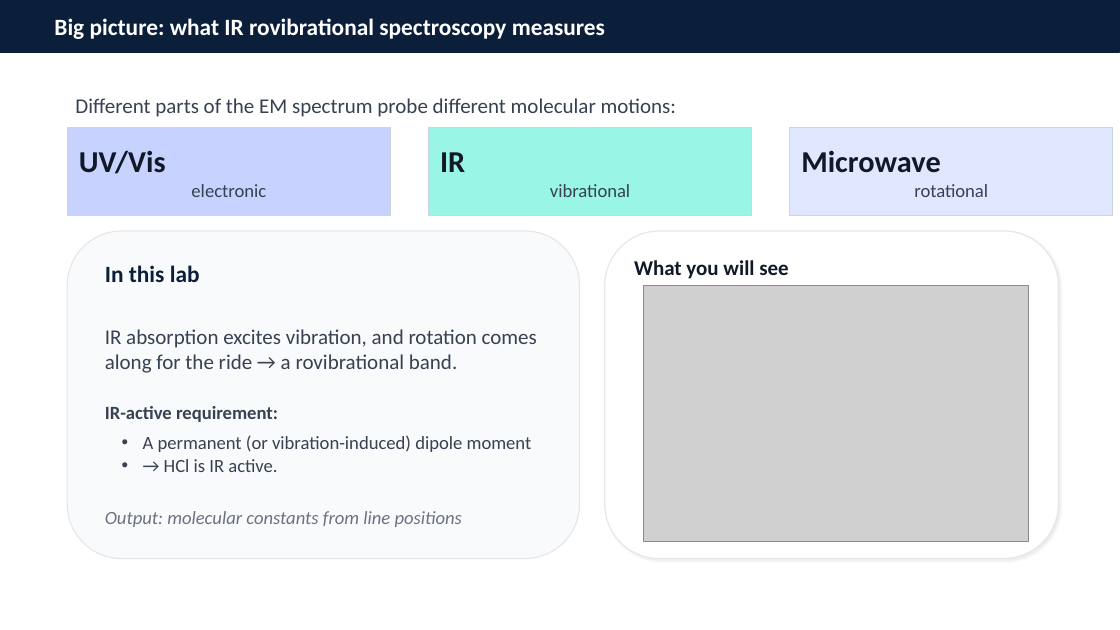
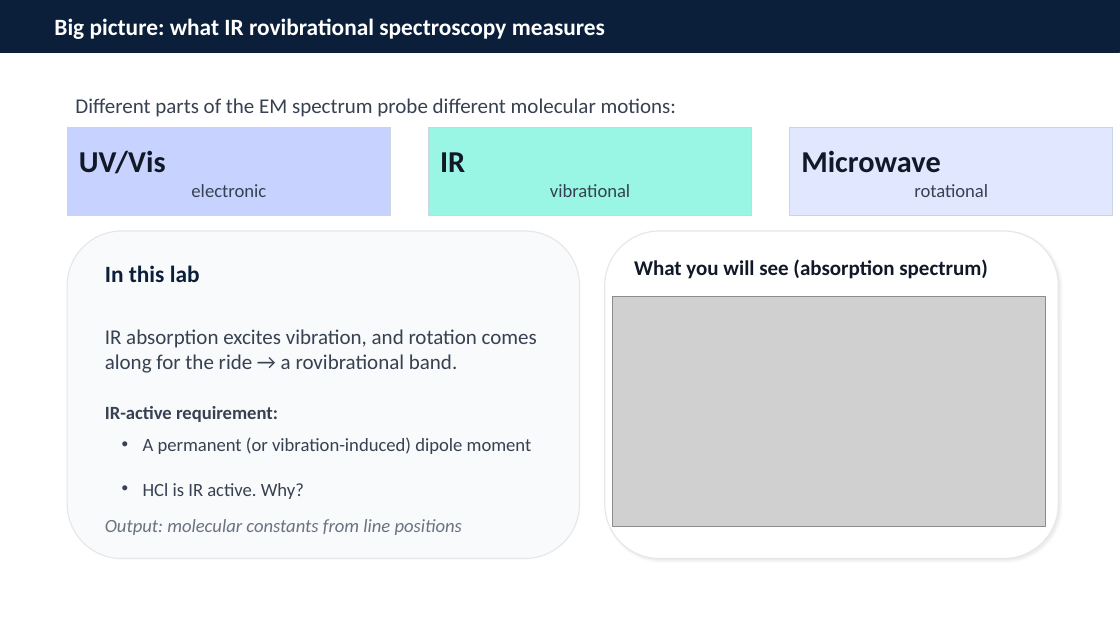
Before and after one commit to bstrb/BKinD, a slide deck: slide 2 of KZ4020/Lab2_IR_HCl_intro.pptx. Drawn at 1120x630 pixels with LibreOffice and Linux fonts; fonts in the diff are those of the drawing; grey boxes stand for pictures. Boxes give left, top, right and bottom in pixels: in the first picture for what was removed or moved away, otherwise in the second. Text is boxed around its words. In the diff, an @@ line names an element or a change of style, - is before the commit and + after.

Commit message:
Please enter the commit message for your changes. Lines starting with '#' will be ignored, and an empty message aborts the commit.
On branch main
Your branch is up to date with 'origin/main'.

Changes to be committed:
	modified:   KZ4020/Lab2_IR_HCl_intro.pptx

```diff
--- a/KZ4020/Lab2_IR_HCl_intro.pptx
+++ b/KZ4020/Lab2_IR_HCl_intro.pptx
@@ text at [634, 259, 988, 279]: text changed @@
-What you will see
+What you will see (absorption spectrum)
@@ picture: place and size @@
-picture at [644, 286, 1028, 542]
+picture at [613, 297, 1046, 526]
@@ text "Output: molecular constants from line ...": place and size @@
-text "Output: molecular constants from line ..." at [105, 511, 462, 527]
+text "Output: molecular constants from line ..." at [105, 519, 462, 535]
@@ text at [143, 483, 304, 499]: text changed @@
-• → HCl is IR active.
+• HCl is IR active. Why?
```
Also in this commit, not shown: 7 other slides changed.
